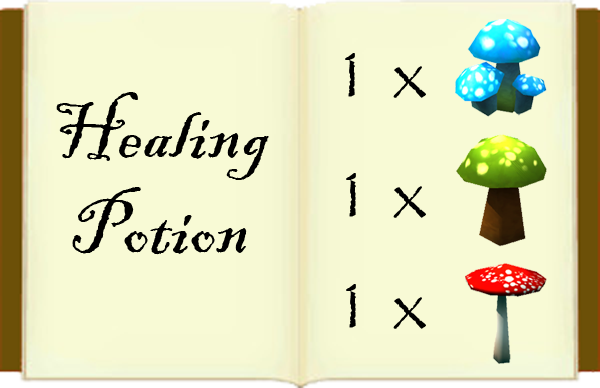
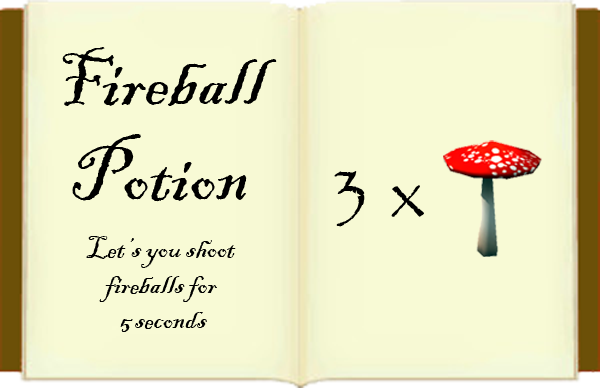
Comparing the layer stacks of the two (600, 388) images. Changes:
added layer "Let’s you shoot fireballs for 5 seconds" above "Fireball Potion" over (x1=86, y1=236, x2=236, y2=332)
renamed "Healing Potion" to "Fireball Potion", painted on it over (x1=56, y1=47, x2=277, y2=255)
hid "1 x copy" over (x1=346, y1=173, x2=426, y2=218)
renamed "1 x" to "3 x", painted on it over (x1=334, y1=171, x2=426, y2=329)
hid "Layer 6" over (x1=456, y1=134, x2=547, y2=247)
hid "Layer 5" over (x1=455, y1=19, x2=547, y2=117)
painted on "Layer 4" over (x1=443, y1=140, x2=547, y2=364)
hid "1 x" over (x1=345, y1=53, x2=426, y2=98)
